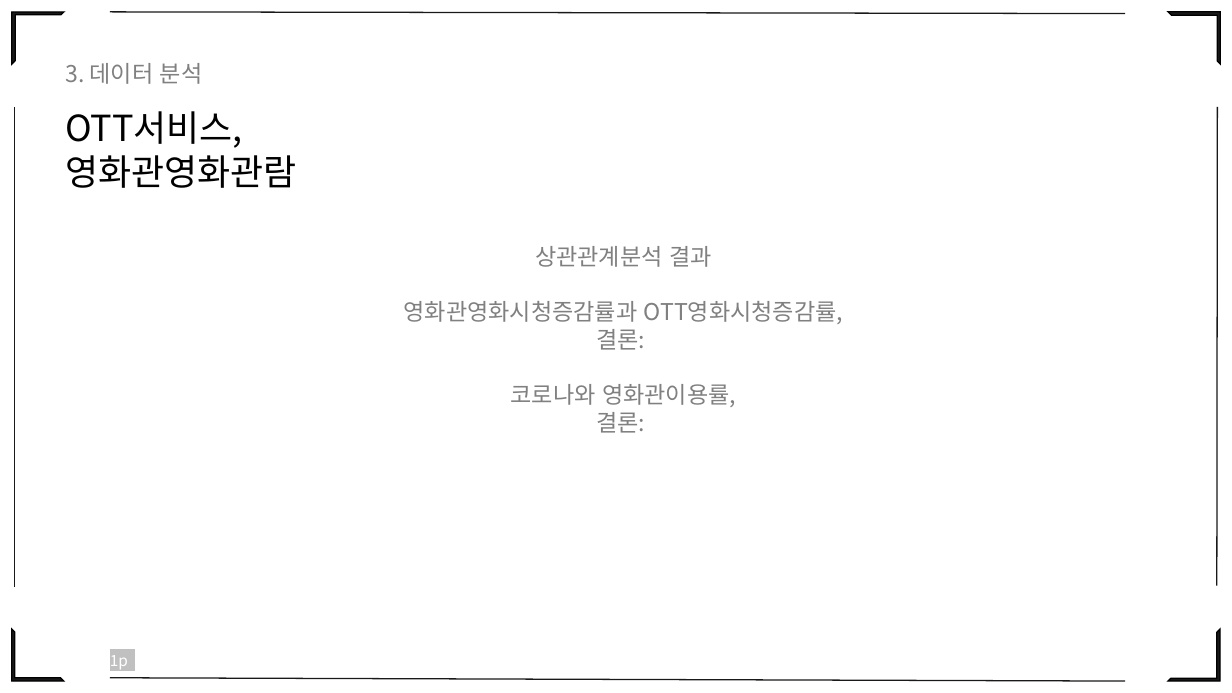
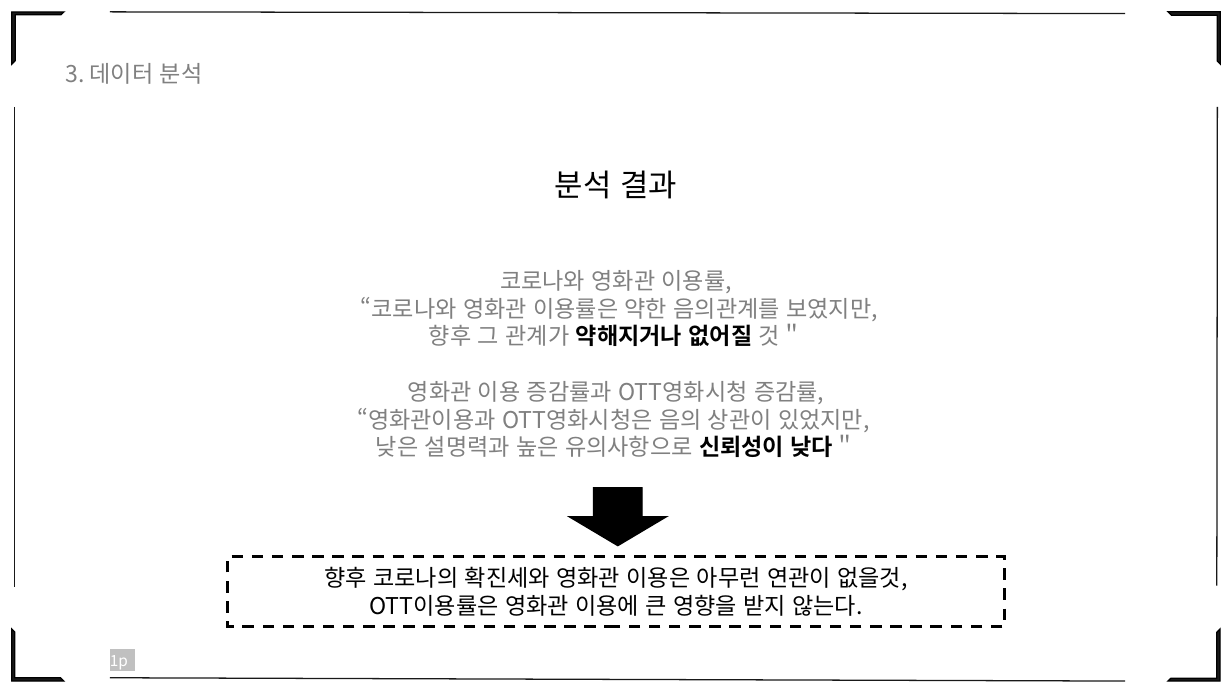
Before and after one commit to eesomin/midproject, a slide deck: slide 39 of jdh1/PPT_0_TEAM2.pptx. Drawn at 1232x693 pixels with LibreOffice and Linux fonts; fonts in the diff are those of the drawing. Boxes give left, top, right and bottom in pixels: in the first picture for what was removed or moved away, otherwise in the second. Text is boxed around its words. In the diff, an @@ line names an element or a change of style, - is before the commit and + after.

```diff
--- a/jdh1/PPT_0_TEAM2.pptx
+++ b/jdh1/PPT_0_TEAM2.pptx
@@ text removed at (x1=65, y1=111, x2=296, y2=188) @@
-OTT서비스, 영화관영화관람
@@ text added at (x1=555, y1=170, x2=677, y2=199), 24 pt, text #000000 @@
+분석 결과
@@ text at (x1=357, y1=270, x2=877, y2=457): text changed @@
-상관관계분석 결과
-영화관영화시청증감률과 OTT영화시청증감률,
-결론:
-코로나와 영화관이용률,
-결론:
+코로나와 영화관 이용률,
+“코로나와 영화관 이용률은 약한 음의관계를 보였지만,
+향후 그 관계가 약해지거나 없어질 것＂
+영화관 이용 증감률과 OTT영화시청 증감률,
+“영화관이용과 OTT영화시청은 음의 상관이 있었지만,
+낮은 설명력과 높은 유의사항으로 신뢰성이 낮다＂
@@ down arrow added at (x1=569, y1=488, x2=666, y2=546), fill #000000, outline #000000 1 pt @@
@@ rectangle added at (x1=227, y1=557, x2=1006, y2=627), outline #000000 2.25 pt dashed, 18 pt, text #000000 @@
+향후 코로나의 확진세와 영화관 이용은 아무런 연관이 없을것,
+OTT이용률은 영화관 이용에 큰 영향을 받지 않는다.
```
Also in this commit, not shown: 37 other slides changed, 6 slides added, 3 slides removed, 1 other file.
